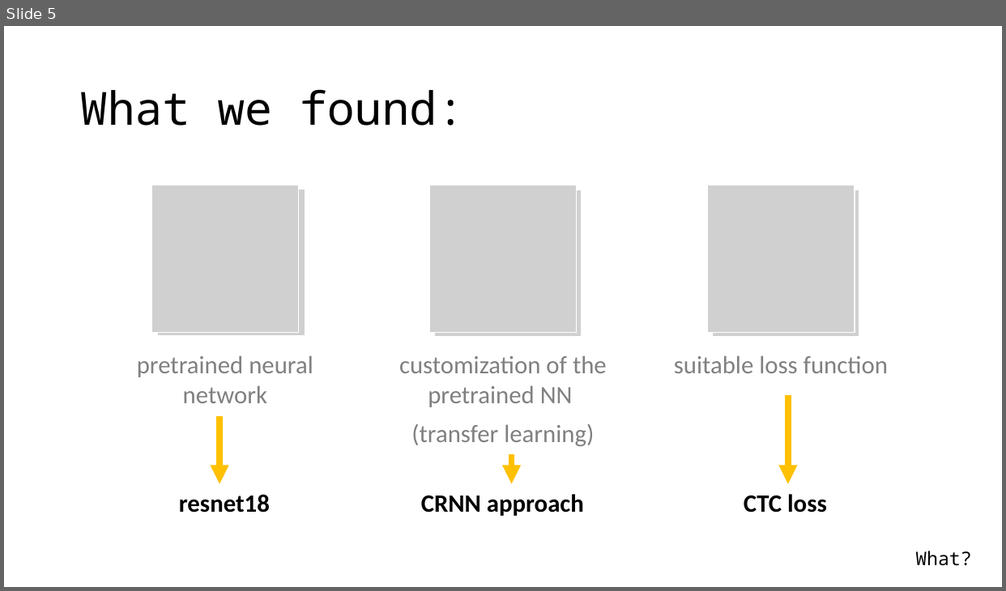
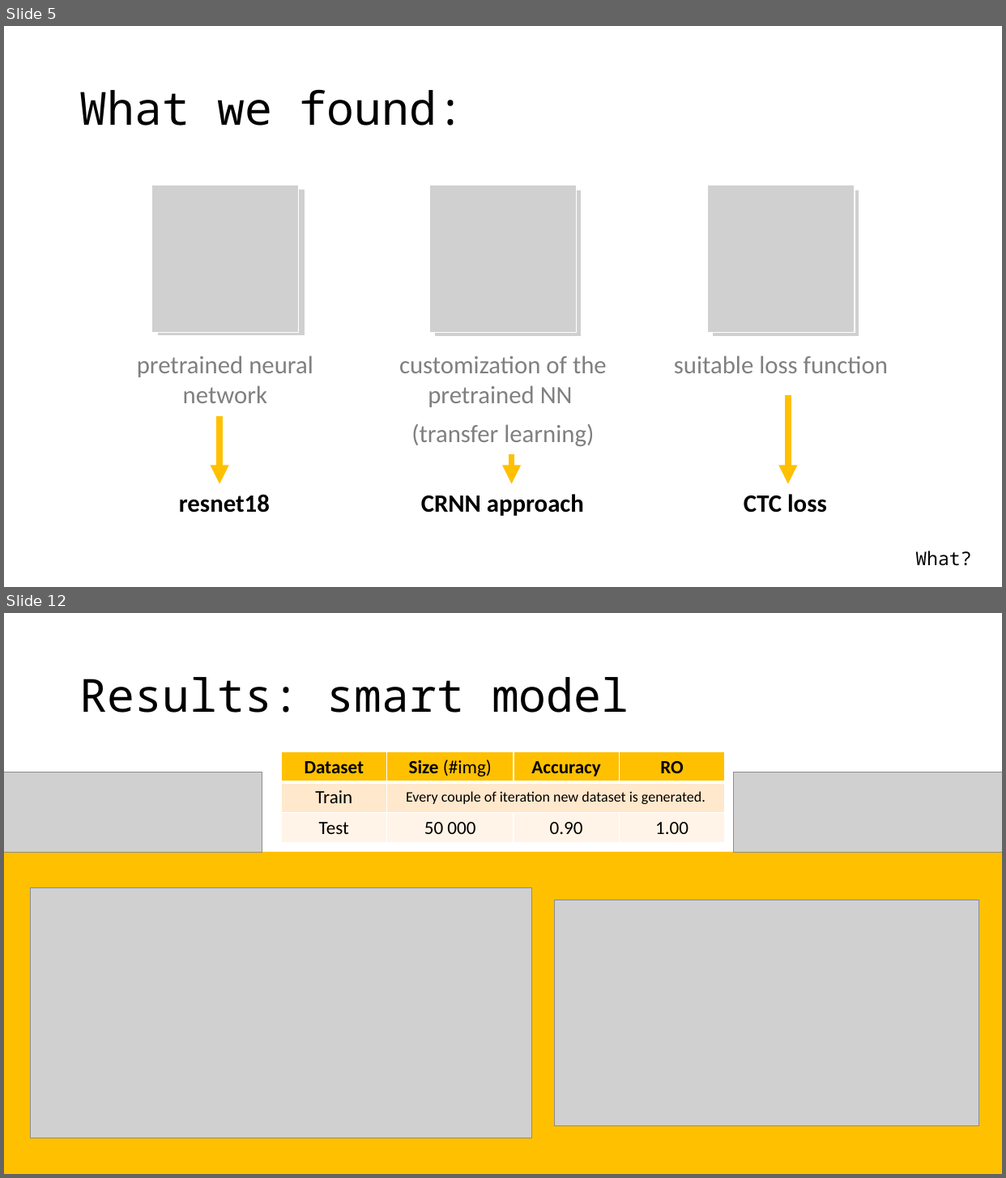
Before and after one commit to Strojove-uceni/final-projects-i_am_not_a_robot, a slide deck: presentation/Final_presentation_draft.pptx. Shown one above the other, each under a label of ours: slide 5 before the commit, slides 5 and 12 after it; the slides between them are not shown. The pictures are 1006x591 and 1006x1178 pixels, drawn with LibreOffice and Linux fonts; fonts in the diff are those of the drawing; grey boxes stand for pictures. Boxes give left, top, right and bottom in pixels: in the first picture for what was removed or moved away, otherwise in the second. Text is boxed around its words. In the diff, an @@ line names an element or a change of style, - is before the commit and + after.

```diff
--- a/presentation/Final_presentation_draft.pptx
+++ b/presentation/Final_presentation_draft.pptx
@@ slide 12 added at bbox=[4, 613, 1002, 1174], background #FFFFFF @@
@@ title added at bbox=[80, 677, 629, 713], 44 pt, text #000000 @@
+Results: smart model
@@ table added at bbox=[281, 752, 724, 844], 3 rows, 4 columns @@
+Dataset | Size (#img) | Accuracy | RO
+Train | Every couple of iteration new dataset is generated. |  | 
+Test | 50 000 | 0.90 | 1.00
@@ picture added at bbox=[4, 772, 262, 852] @@
@@ picture added at bbox=[734, 772, 1002, 852] @@
@@ rectangle added at bbox=[4, 852, 1002, 1174], fill #FFC000 @@
@@ picture added at bbox=[31, 888, 532, 1139] @@
@@ picture added at bbox=[555, 901, 979, 1126] @@
```
Also in this commit, not shown: 4 slides changed, 7 other slides added, 4 slides removed.
